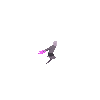
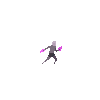
Revision of a layered 100×100 image; what changed, layer by layer:
added layer "WeakAttack4" above "WeakAttack3" over [40, 41, 62, 64]
hid "Run5" over [38, 41, 57, 64]
